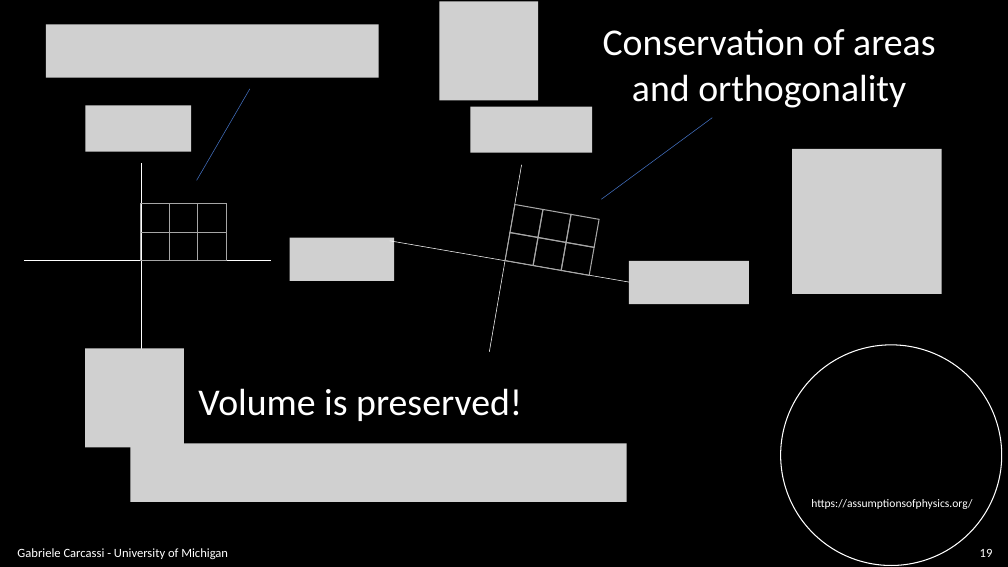
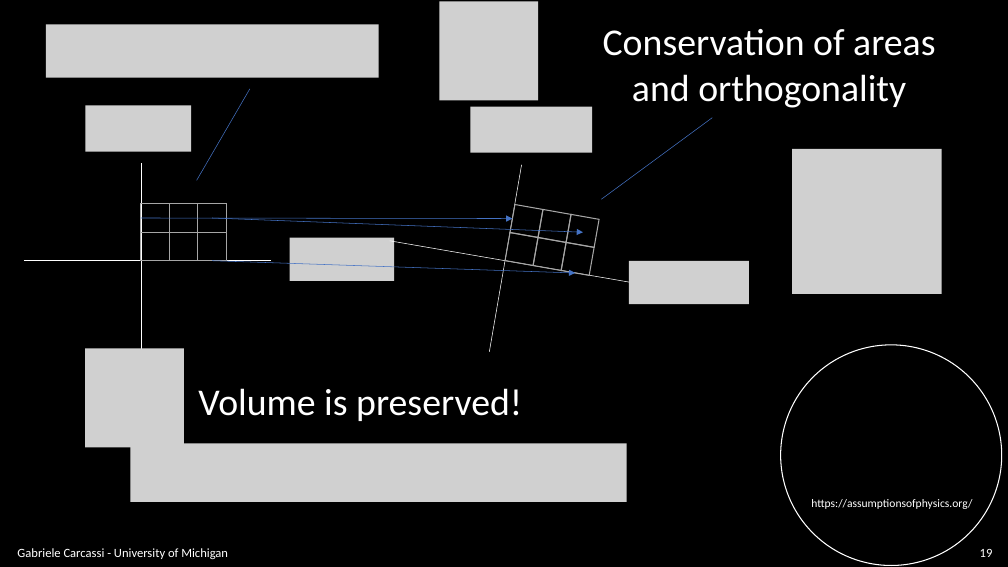
Before and after one commit to assumptionsofphysics/slides, a slide deck: slide 19 of BookCompanions-v2/RP-Class-4.pptx. Drawn at 1008x567 pixels with LibreOffice and Linux fonts; fonts in the diff are those of the drawing; grey boxes stand for pictures; background and template pictures are left out. Boxes give left, top, right and bottom in pixels: in the first picture for what was removed or moved away, otherwise in the second. Text is boxed around its words. In the diff, an @@ line names an element or a change of style, - is before the commit and + after.

```diff
--- a/BookCompanions-v2/RP-Class-4.pptx
+++ b/BookCompanions-v2/RP-Class-4.pptx
@@ arrow added from (141, 218) to (513, 219), #4472C4 0.5 pt @@
@@ arrow added from (212, 218) to (583, 232), #4472C4 0.5 pt @@
@@ arrow added from (212, 261) to (575, 273), #4472C4 0.5 pt @@
```
Also in this commit, not shown: 9 other slides changed.
